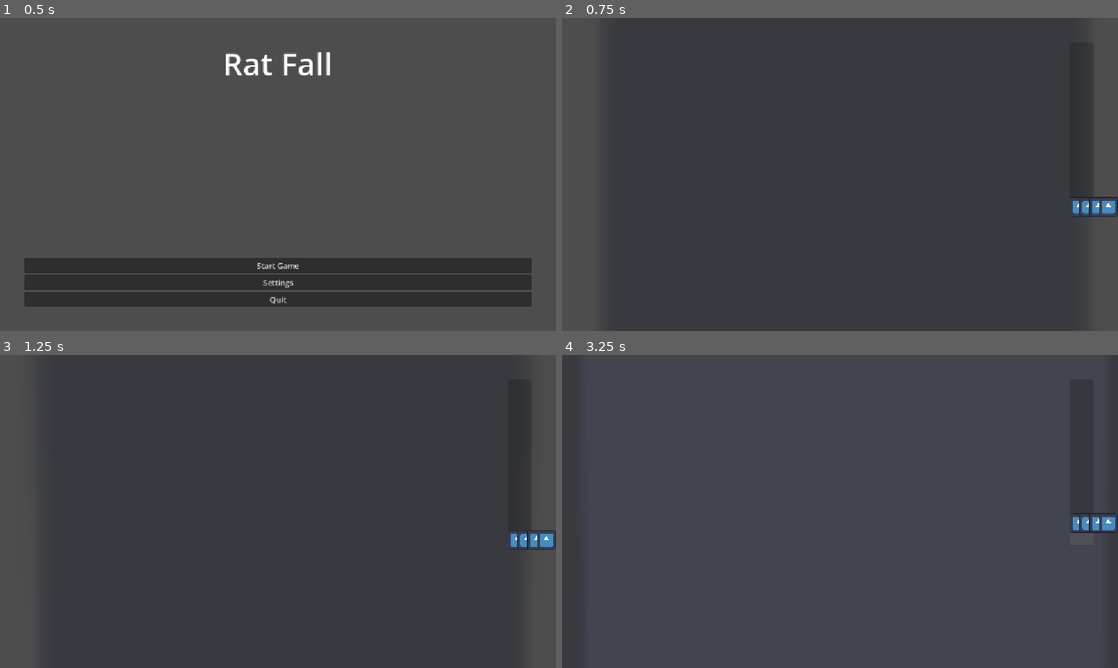
Above: before the commit, frames 1-4 (two rows, left to right).
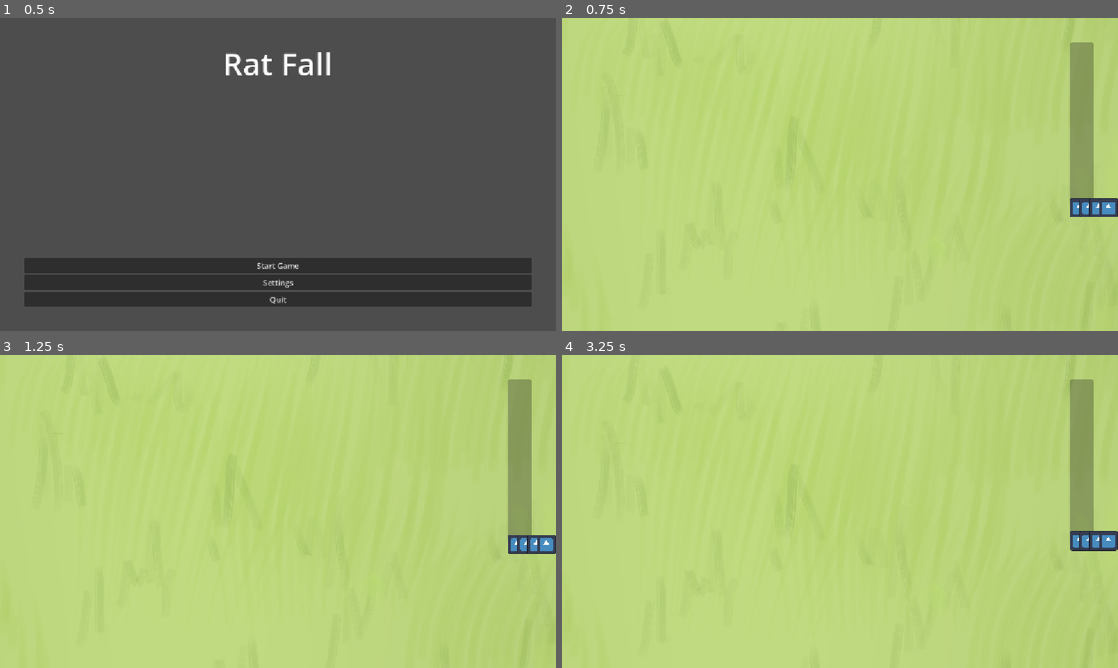
Above: after the commit, the same moments.

Repository: eebysheebstudio-hue/RatFall
Game: Godot game, scene res://Scenes/BootLevel.tscn
Same seed, same stepped clock (60 frames per second), same inputs: the game is played once before the commit and once after it. The engine's default icon, where the game draws it, is replaced by a stand-in: a white triangle on a blue panel in a dark square.
Inputs:
- Up to frame 1 (0.5 s): no input
- Up to frame 2 (0.75 s): click "Start Game" at 0.5 s
- Up to frame 3 (1.25 s): no input
- Up to frame 4 (3.25 s): tap Enter (ui_accept) at 1.25, 1.52, 2.27 s; hold Right (ui_right) 1.28-2.78 s; hold Left (ui_left) from 2.78 s (still down)

Frame 1 is identical in both runs. In frame 2, 100% of the frame differs, in the area x 0-100%, y 0-100%; in frame 3, 100%; in frame 4, 100%.

Commit message:
Add hill texture

Diff:
--- a/Scenes/Hill.tscn
+++ b/Scenes/Hill.tscn
@@ -3,7 +3,7 @@
 [ext_resource type="Script" uid="uid://cg3bm7wl03pay" path="res://Scenes/hill.gd" id="1_7po3v"]
 [ext_resource type="PackedScene" uid="uid://byr33313hdex6" path="res://Scenes/Player/Player.tscn" id="2_4uofs"]
 [ext_resource type="PackedScene" uid="uid://cpv7c16wg1g6m" path="res://Scenes/UI/HillProgressBar.tscn" id="2_kgtut"]
-[ext_resource type="Texture2D" uid="uid://cdhhm1tmv66xb" path="res://icon.svg" id="3_5w2i3"]
+[ext_resource type="Texture2D" uid="uid://dgh8iah2lf4u8" path="res://Assets/Visual/Grass.jpg" id="2_q62r0"]
 [ext_resource type="PackedScene" uid="uid://slfed6uk1a0u" path="res://Scenes/Camera.tscn" id="3_8xj3v"]
 [ext_resource type="PackedScene" uid="uid://lo3enc16f3xs" path="res://Scenes/UI/HillHud.tscn" id="6_q62r0"]
 
@@ -15,11 +15,14 @@
 [node name="Hill" type="Node2D" unique_id=675779279]
 script = ExtResource("1_7po3v")
 
-[node name="Sprite2D" type="Sprite2D" parent="." unique_id=2035939035]
-modulate = Color(1, 1, 1, 0.47058824)
-position = Vector2(10.5000305, -102120)
-scale = Vector2(9.742188, 1600.7032)
-texture = ExtResource("3_5w2i3")
+[node name="TextureRect" type="TextureRect" parent="." unique_id=2079550402]
+offset_left = -1898.0
+offset_top = -236372.0
+offset_right = 2988.0
+offset_bottom = 1516.0
+texture = ExtResource("2_q62r0")
+expand_mode = 1
+stretch_mode = 1
 
 [node name="Player" parent="." unique_id=1673534464 instance=ExtResource("2_4uofs")]
 position = Vector2(0, -200)
--- a/Scenes/hill.gd
+++ b/Scenes/hill.gd
@@ -1,7 +1,7 @@
 extends Node2D
 var hill_bottom: float = 0.0
-var hill_top = 1000.0
-var percent_progress_speed: float = 5 # Moves X% of the hill per second
+var hill_top = 10.0
+var percent_progress_speed: float = 1 # Moves X% of the hill per second
 var percent_progress: float = 0.0
 var hill_height: float
 var players: Array[Player]
@@ -16,7 +16,8 @@
 func _process(delta: float) -> void:
 	if (percent_progress < 100):
 		percent_progress = percent_progress + (percent_progress_speed * delta)
-		$MovementNode.position = $MovementNode.position + Vector2(0, -hill_height * percent_progress / 100)
+		$MovementNode.position = $MovementNode.position + Vector2(0, -hill_height * (percent_progress / 100))
+		print(percent_progress)
 		$CanvasLayer/BoxContainer/MarginContainer/HillProgressBar.update_progress(percent_progress)
 
 func _on_kill_box_body_entered(body: Node2D) -> void:
Binary file added: Assets/Visual/Grass.jpg
Not shown, added: Assets/Visual/Grass.jpg.import
